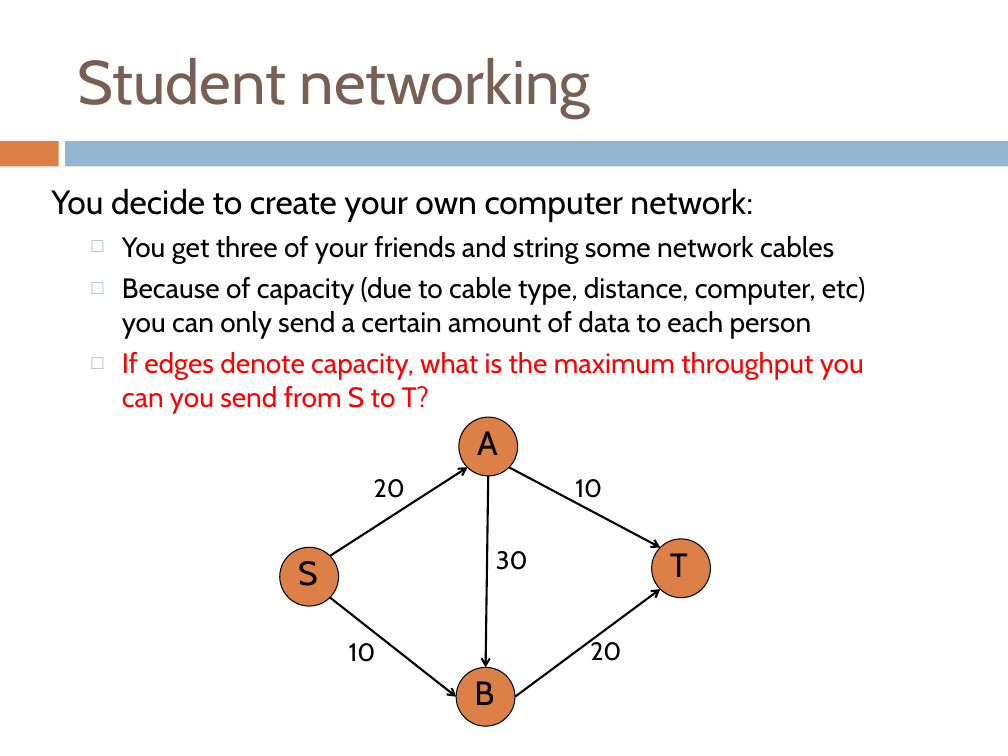
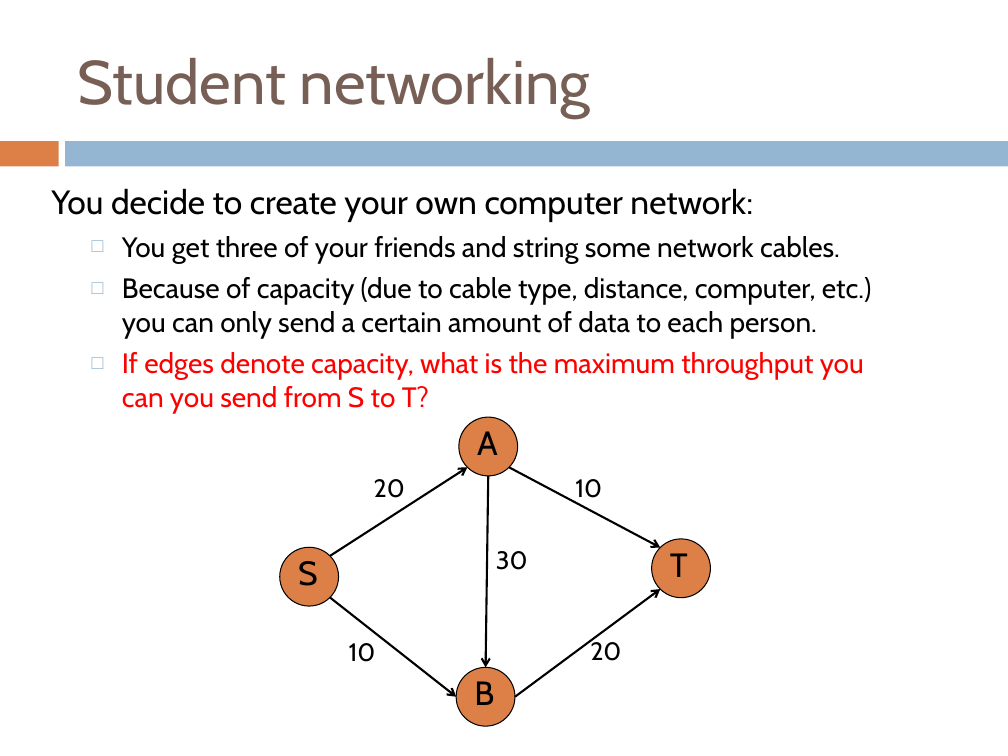
Before and after one commit to Collins-kariuk/Algorithms, a slide deck: slide 6 of Lectures/Lecture 21_Max Flow.pptx. Drawn at 1008x756 pixels with LibreOffice and Linux fonts; fonts in the diff are those of the drawing. Boxes give left, top, right and bottom in pixels: in the first picture for what was removed or moved away, otherwise in the second. Text is boxed around its words. In the diff, an @@ line names an element or a change of style, - is before the commit and + after.

```diff
--- a/Lectures/Lecture 21_Max Flow.pptx
+++ b/Lectures/Lecture 21_Max Flow.pptx
@@ text at (122,236,871,338): text changed @@
-  □ You get three of your friends and string some network cables
-  □ Because of capacity (due to cable type, distance, computer, etc) you can only send a certain amount of data to each person
+  □ You get three of your friends and string some network cables.
+  □ Because of capacity (due to cable type, distance, computer, etc.) you can only send a certain amount of data to each person.
```
Also in this commit, not shown: 14 other slides changed, 1 slide removed.
